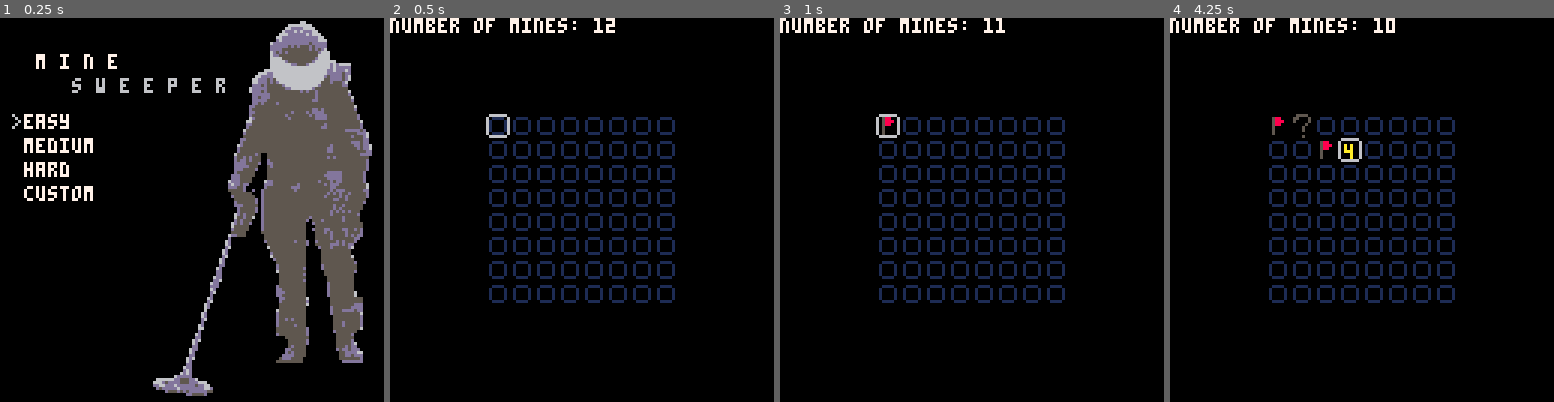
Above: before the commit, frames 1-4 (left to right).
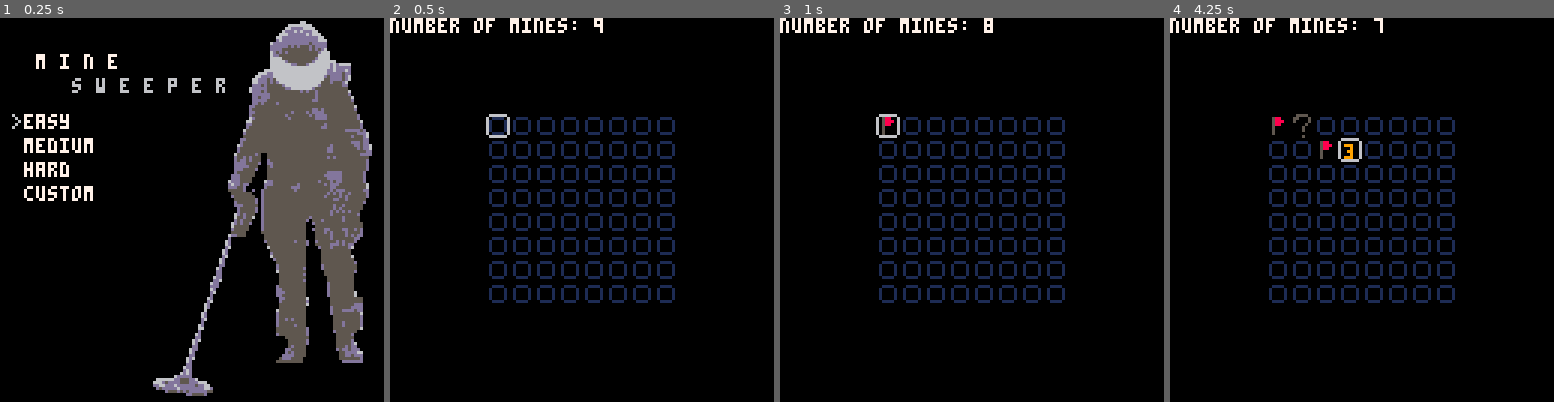
Above: after the commit, the same moments.

Repository: bladh/pico8-minesweeper
Game: PICO-8 cartridge mine.p8
Same seed, same stepped clock (60 frames per second), same inputs: the game is played once before the commit and once after it.
Inputs:
- Up to frame 1 (0.25 s): no input
- Up to frame 2 (0.5 s): tap X (X key) at 0.33 s
- Up to frame 3 (1 s): tap O (Z key) at 0.7 s
- Up to frame 4 (4.25 s): tap X (X key) at 1.07, 1.85, 2.97, 4.08 s; hold Right 1.6-2.1 s; tap O (Z key) every 0.4 s from 1.7 to 4.1 s; hold Up 2.15-2.42 s; hold Right 2.47-3.03 s; hold Left 3.08-3.58 s; hold Down 3.63-3.97 s; hold Right from 4.02 s (still down)

Frame 1 is identical in both runs. In frame 2, 0.1% of the frame differs, in the area x 53-59%, y 0-4%; in frame 3, 0.1%; in frame 4, 0.2%, in the area x 45-59%, y 0-37%.

Commit message:
Tune mine placement
Also tune difficulties a little again

Diff:
--- a/mine.p8
+++ b/mine.p8
@@ -72,6 +72,7 @@
 -->8
 function init_game(mines, width, height)
   num_mines = mines
+  clicked = false
   flags = 0
   board_width = width
   board_height = height
@@ -109,38 +110,68 @@
   return board
 end
 
-function add_mines(board, mines)
+function add_mines(board, startmines)
+  local mines = startmines
   if mines > ((board.width*board.height)-1) do
     return
   end
+  local fails = 0
+  ::mineplacement::
+  mines = startmines
+  fails = 0
   while mines > 0 do
     local added = add_mine(board)
     if added do
       mines-=1
+    else
+      fails += 1
+    end
+    if fails > 50 do
+      init_board(board.width, board.height)
+      goto mineplacement
     end
   end
 end
 
 function add_mine(board)
- x = flr(rnd(board.width))+1
- y = flr(rnd(board.height))+1
- if x == 1 or x == board.width do
-   if y == 1 or y == board.height do
-     return false
-   end
- end
- if board.f[x][y].v != "x" do
-    board.f[x][y].v = "x"
-    return true
-  else
+  local x = flr(rnd(board.width))+1
+  local y = flr(rnd(board.height))+1
+  if board.f[x][y].v == "x" do
+    return
+  end
+  local adj = 0
+  for x2=x-1,x+1 do
+    for y2=y-1,y+1 do
+      if x2 > 0 and y2 > 0 and x < board.width and y < board.height do
+        if board.f[x2][y2].v == "x" do
+          adj += 1
+        end
+      end
+    end
+  end
+  if adj > 4 do
     return false
   end
+  board.f[x][y].v = "x"
+  return true
+end
+
+function move_mines(board, x, y)
+  if board.f[x][y].v != "x" do
+    return
+  end
+  while board.f[x][y].v == "x" do
+    board.f[x][y].v = 0
+    add_mines(board, 1)
+  end
+  set_numbers(board)
 end
 
 function set_numbers(board)
   for i=1, board.width do
     for j=1, board.height do
       if board.f[i][j].v != "x" do
+        board.f[i][j].v = 0
         for x=i-1,i+1 do
           for y=j-1,j+1 do
             if x > 0 and y > 0 and x <= board.width and y <= board.height do
@@ -225,6 +256,10 @@
 function inputs()
   if btnp(❎) do
     local tile = board.f[selection.x][selection.y]
+    if not clicked do
+      clicked = true
+      move_mines(board, selection.x, selection.y)
+    end
     if tile.flag == 0 do
       reveal(board, selection.x, selection.y)
     end
@@ -280,11 +315,11 @@
   if btnp(❎) and not mstate.customizing do
     if mstate.selection == 0 do
       -- easy game
-      init_game(12,8,8)
+      init_game(9,8,8)
     elseif mstate.selection == 1 do
-      init_game(30, 10, 10)
+      init_game(20, 10, 10)
     elseif mstate.selection == 2 do
-      init_game(60, 13, 13)
+      init_game(45, 13, 13)
     elseif mstate.selection == 3 do
       customize()
     end
